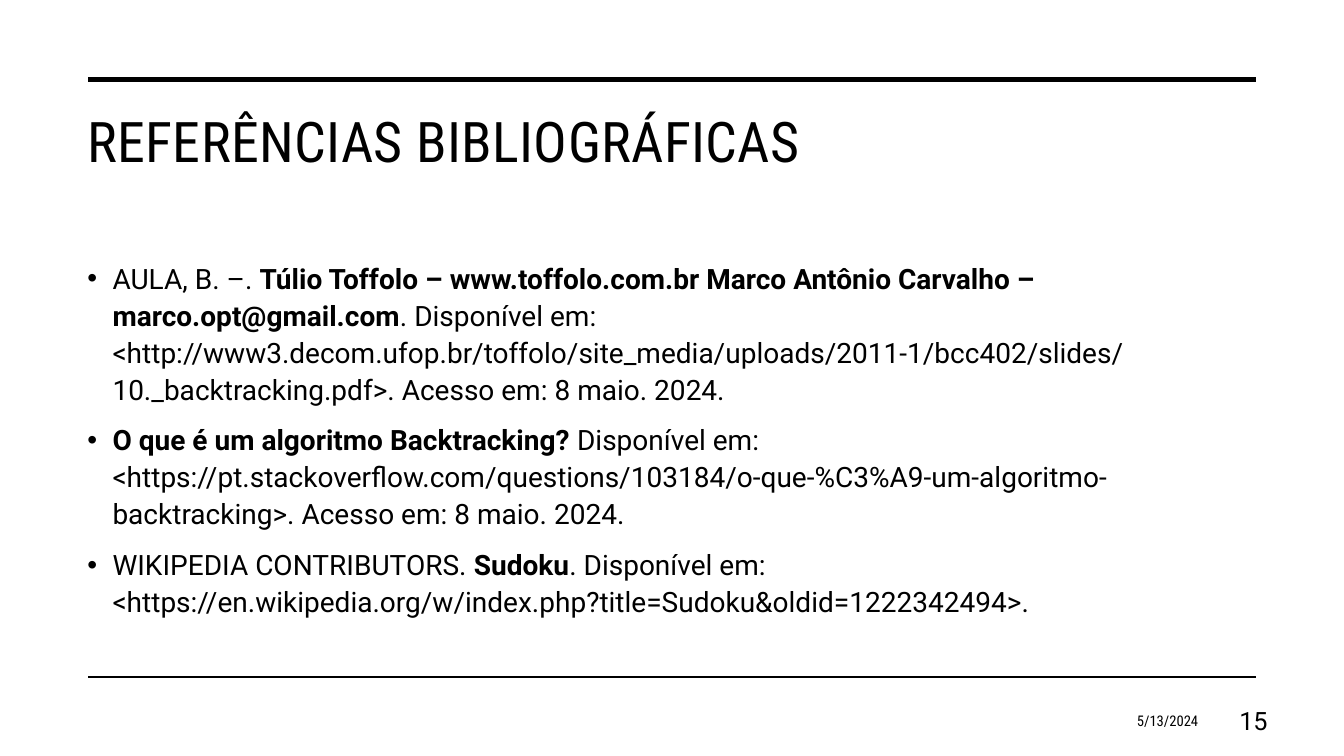
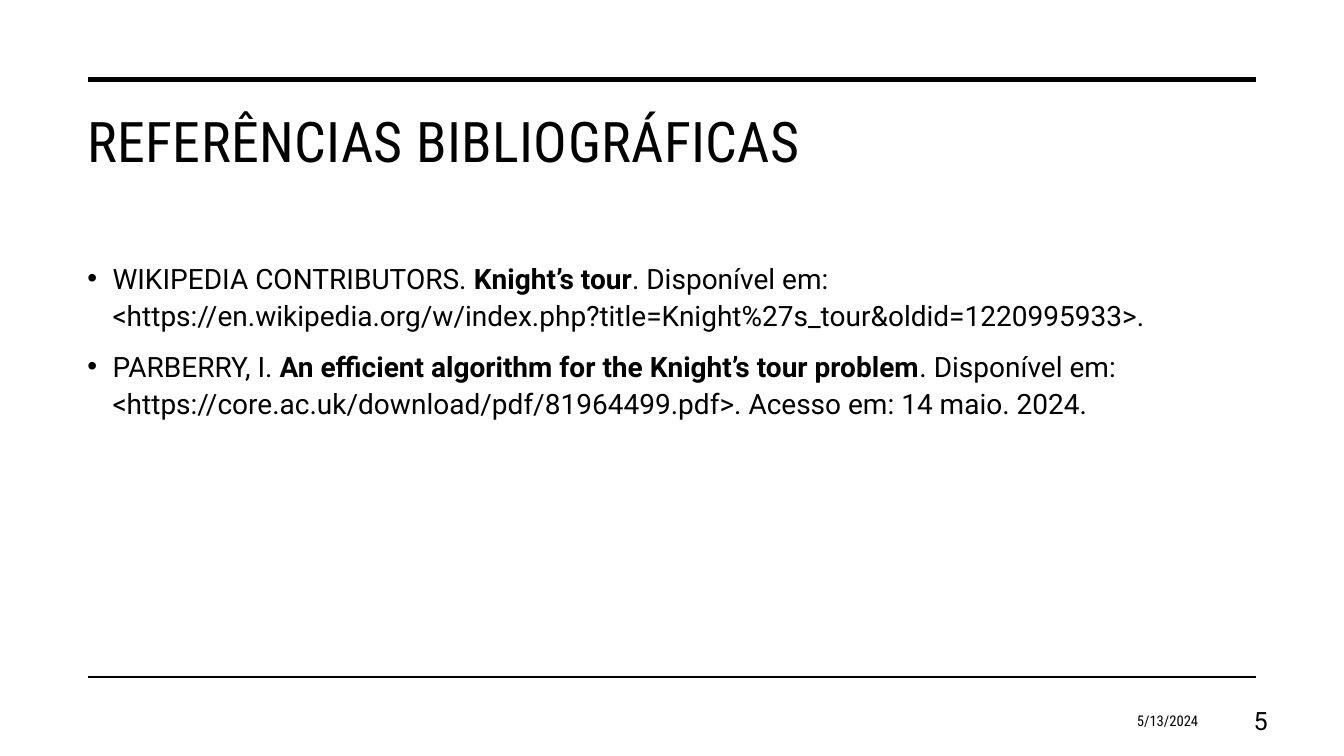
Before and after one commit to eduardosavian/chess-horse-tour, a slide deck: slide 5 of Presentation.pptx (slide 15 before the commit). Drawn at 1344x756 pixels with LibreOffice and Linux fonts; fonts in the diff are those of the drawing. Boxes give left, top, right and bottom in pixels: in the first picture for what was removed or moved away, otherwise in the second. Text is boxed around its words. In the diff, an @@ line names an element or a change of style, - is before the commit and + after.

```diff
--- a/Presentation.pptx
+++ b/Presentation.pptx
@@ text at [113, 268, 1145, 420]: text changed @@
-• AULA, B. –. Túlio Toffolo – www.toffolo.com.br Marco Antônio Carvalho – marco.opt@gmail.com. Disponível em: <http://www3.decom.ufop.br/toffolo/site_media/uploads/2011-1/bcc402/slides/10._backtracking.pdf>. Acesso em: 8 maio. 2024.
-• O que é um algoritmo Backtracking? Disponível em: <https://pt.stackoverflow.com/questions/103184/o-que-%C3%A9-um-algoritmo-backtracking>. Acesso em: 8 maio. 2024.
-• WIKIPEDIA CONTRIBUTORS. Sudoku. Disponível em: <https://en.wikipedia.org/w/index.php?title=Sudoku&oldid=1222342494>.
+• WIKIPEDIA CONTRIBUTORS. Knight’s tour. Disponível em: <https://en.wikipedia.org/w/index.php?title=Knight%27s_tour&oldid=1220995933>.
+• PARBERRY, I. An efficient algorithm for the Knight’s tour problem. Disponível em: <https://core.ac.uk/download/pdf/81964499.pdf>. Acesso em: 14 maio. 2024.
@@ page number at [1254, 712, 1268, 731]: text changed @@
-15
+5
```
Also in this commit, not shown: 4 other slides changed, 10 slides removed, 4 other files.
